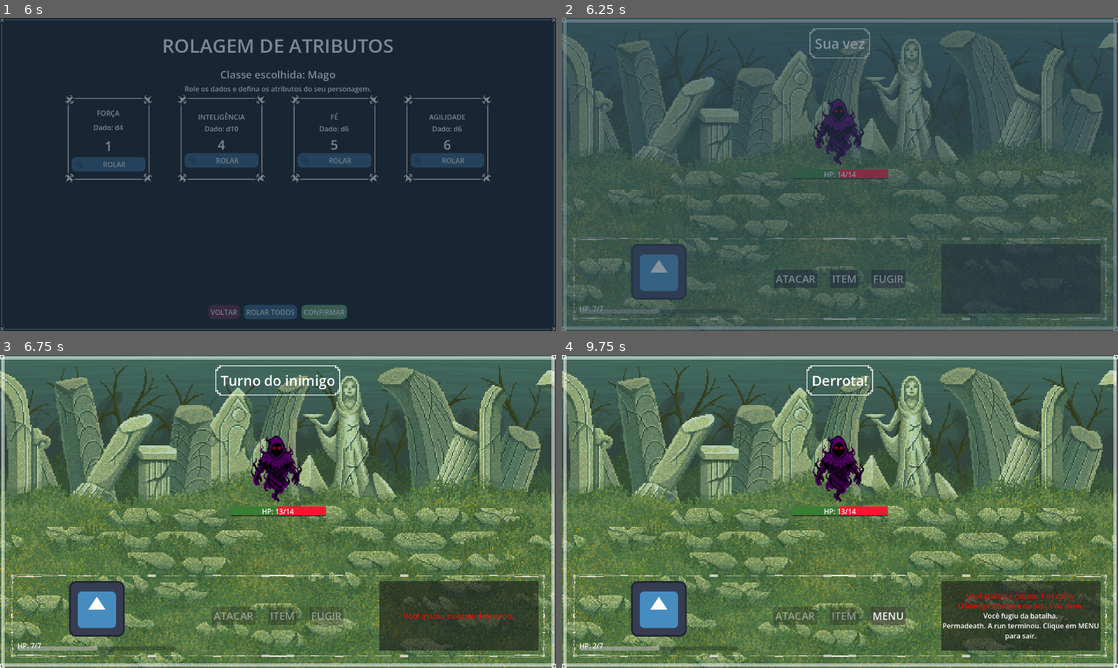
Above: before the commit, frames 1-4 (two rows, left to right).
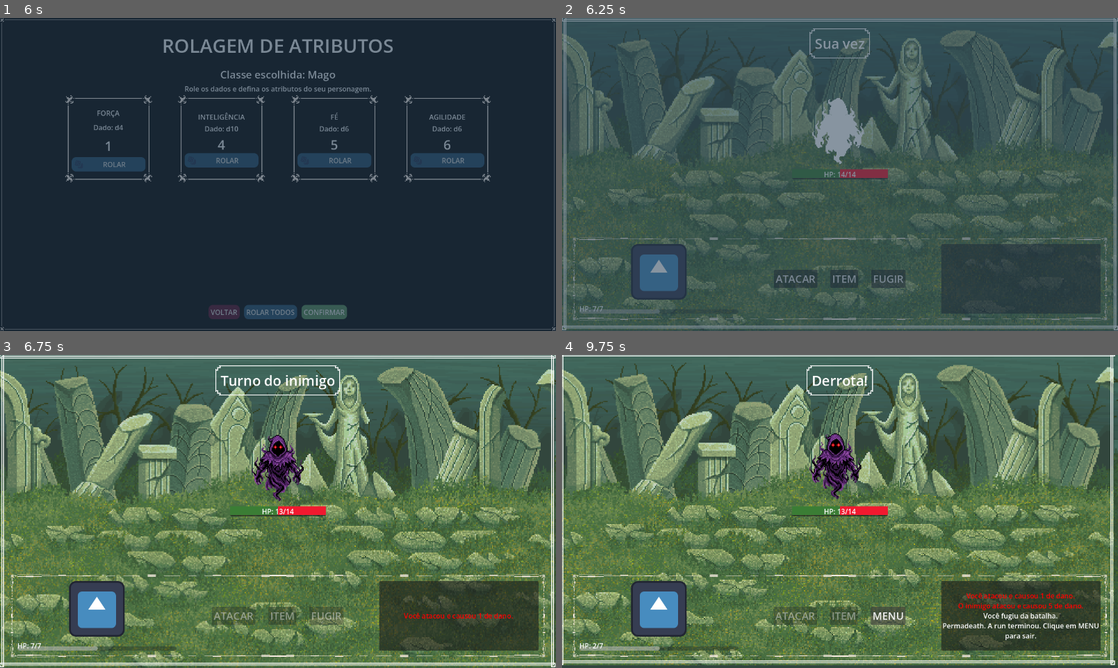
Above: after the commit, the same moments.

Repository: NouanGust/RogueRPG
Game: Godot game, scene res://Scenes/run/main_menu_scene.tscn
Same seed, same stepped clock (60 frames per second), same inputs: the game is played once before the commit and once after it. The engine's default icon, where the game draws it, is replaced by a stand-in: a white triangle on a blue panel in a dark square.
Inputs:
- Up to frame 1 (6 s): click "NOVA RUN" at 0.5 s; click "ESCOLHER" at 1.25 s; click "COMFIRMAR" at 2 s; click "ROLAR" at 2.75 s; click "ROLAR" at 3.5 s; click "ROLAR" at 4.25 s; click "ROLAR" at 5 s; click "CONFIRMAR" at 5.75 s
- Up to frame 2 (6.25 s): no input
- Up to frame 3 (6.75 s): click "ATACAR" at 6.5 s
- Up to frame 4 (9.75 s): click "ITEM" at 8.75 s; click "FUGIR" at 9.5 s

Frame 1 is identical in both runs. In frame 2, 5.3% of the frame differs, in the area x 0-100%, y 0-100%; in frame 3, 19%; in frame 4, 35%.

Commit message:
feat: inicio do fundo parallax de batalha, hit flash e knokback do inimigo

Diff:
--- a/Scenes/Entities/enemy.gd
+++ b/Scenes/Entities/enemy.gd
@@ -12,6 +12,9 @@
 
 var enemy_data: EnemyData
 
+func _ready() -> void:
+	health_component.health_changed.connect(_on_health_changed)
+
 func setup(data: EnemyData, rolled_value:int) -> void:
 	enemy_data = data
 	if enemy_data == null:
@@ -22,3 +25,15 @@
 	stats_component.setup_from_enemy(enemy_data, rolled_value)
 	health_component.setup(stats_component.get_value("max_hp"))
 	setup_finished.emit()
+
+
+func _on_health_changed(_current: int, _maximum: int) -> void:
+	if sprite.material != null:
+		sprite.material.set_shader_parameter("active", true)
+		await get_tree().create_timer(0.18).timeout
+		if is_instance_valid(sprite) and sprite.material != null:
+			sprite.material.set_shader_parameter("active", false)
+
+	var tween := create_tween()
+	tween.tween_property(sprite, "position:x", 15.0, 0.05).set_trans(Tween.TRANS_SINE)
+	tween.tween_property(sprite, "position:x", 0.0, 0.1).set_trans(Tween.TRANS_SPRING)
--- a/Scenes/Entities/enemy.tscn
+++ b/Scenes/Entities/enemy.tscn
@@ -1,16 +1,21 @@
 [gd_scene format=3 uid="uid://rysxpsnha4xb"]
 
 [ext_resource type="Script" uid="uid://kdhw0c46qma0" path="res://scenes/entities/enemy.gd" id="1_jr1g6"]
+[ext_resource type="Shader" uid="uid://bv5mxen2on5ev" path="res://scenes/entities/hit_flash.gdshader" id="2_4fpkd"]
 [ext_resource type="Texture2D" uid="uid://damjnxbr1b2ge" path="res://icon.svg" id="2_hlb8m"]
 [ext_resource type="Script" uid="uid://cvctj0pw14gwt" path="res://scripts/components/stats_component.gd" id="3_4fpkd"]
 [ext_resource type="Script" uid="uid://d3tx70s82u3ma" path="res://scripts/components/health_component.gd" id="4_wqw0c"]
 [ext_resource type="Script" uid="uid://b5js5veqeeo81" path="res://scripts/components/combat_component.gd" id="5_onntj"]
 
+[sub_resource type="ShaderMaterial" id="ShaderMaterial_wqw0c"]
+shader = ExtResource("2_4fpkd")
+shader_parameter/active = false
+
 [node name="Enemy" type="Node2D" unique_id=384965974]
 script = ExtResource("1_jr1g6")
 
 [node name="Sprite2D" type="Sprite2D" parent="." unique_id=924286466]
-modulate = Color(0.72986937, 0.00044790478, 0.7385625, 1)
+material = SubResource("ShaderMaterial_wqw0c")
 scale = Vector2(0.1, 0.1)
 texture = ExtResource("2_hlb8m")
 
--- a/Scenes/battle/BattleScene.tscn
+++ b/Scenes/battle/BattleScene.tscn
@@ -91,6 +91,8 @@
 z_index = -5
 
 [node name="Parallax2D" type="Parallax2D" parent="BattleFieldLayer/Parallax" unique_id=710582908]
+repeat_size = Vector2(200, 200)
+autoscroll = Vector2(0.5, 0.5)
 
 [node name="Sprite2D" type="Sprite2D" parent="BattleFieldLayer/Parallax/Parallax2D" unique_id=1589397028]
 scale = Vector2(0.66510415, 0.6675926)
@@ -99,6 +101,7 @@
 
 [node name="Parallax2D3" type="Parallax2D" parent="BattleFieldLayer/Parallax" unique_id=284810112]
 texture_filter = 1
+repeat_size = Vector2(150, 0)
 
 [node name="Sprite2D" type="Sprite2D" parent="BattleFieldLayer/Parallax/Parallax2D3" unique_id=1183163149]
 scale = Vector2(0.66510415, 0.6675926)
--- a/Scripts/controllers/battle_controller.gd
+++ b/Scripts/controllers/battle_controller.gd
@@ -19,6 +19,10 @@
 var battle_active: bool = false
 var action_in_progress: bool = false
 
+var idle_time: float = 0.0
+var base_camera_pos: Vector2
+var main_camera: Camera2D
+
 const MAX_LEVEL: int = 3
 const ENEMY_TURN_DELAY := 2
 
@@ -41,10 +45,27 @@
 	ui.item_pressed.connect(player_use_item)
 	ui.escape_pressed.connect(player_escape)
 
+func _process(delta: float) -> void:
+	if not battle_active or main_camera == null: return
+
+	if current_turn == "player" and not action_in_progress:
+		idle_time += delta
+		var sway_x := sin(idle_time * 0.5) * 15.0
+		var sway_y := cos(idle_time * 0.3) * 8.0
+
+		var target_pos := base_camera_pos + Vector2(sway_x, sway_y)
+		main_camera.position = main_camera.position.lerp(target_pos, delta * 2.0)
+	else:
+		main_camera.position = main_camera.position.lerp(base_camera_pos, delta * 4.0)
 func start_battle() -> void:
 	if GameState.selected_class == null or GameState.rolled_attributes.is_empty():
 		push_error("BattleController: GameState inválido.")
 		return
+
+
+	main_camera = get_viewport().get_camera_2d()
+	if main_camera:
+		base_camera_pos = main_camera.position
 
 	battle_active = true
 	current_level = GameState.current_level
